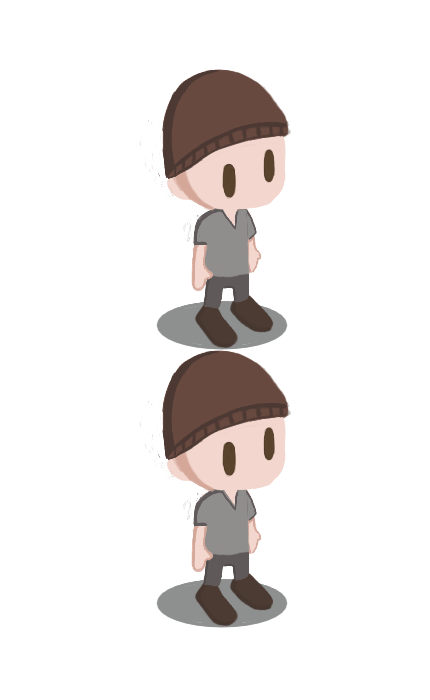
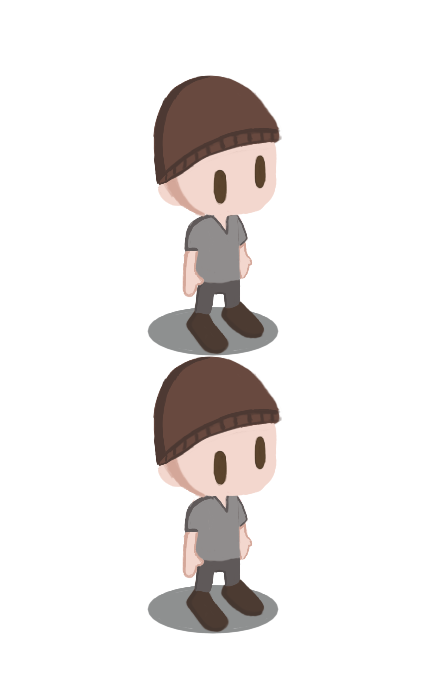
Layer changes from the first 430 × 700 image to the second:
painted on "Layer 2" over [139, 350, 291, 634]
painted on "Layer 1" over [139, 69, 291, 356]
hid "Background" over [139, 69, 291, 634]
